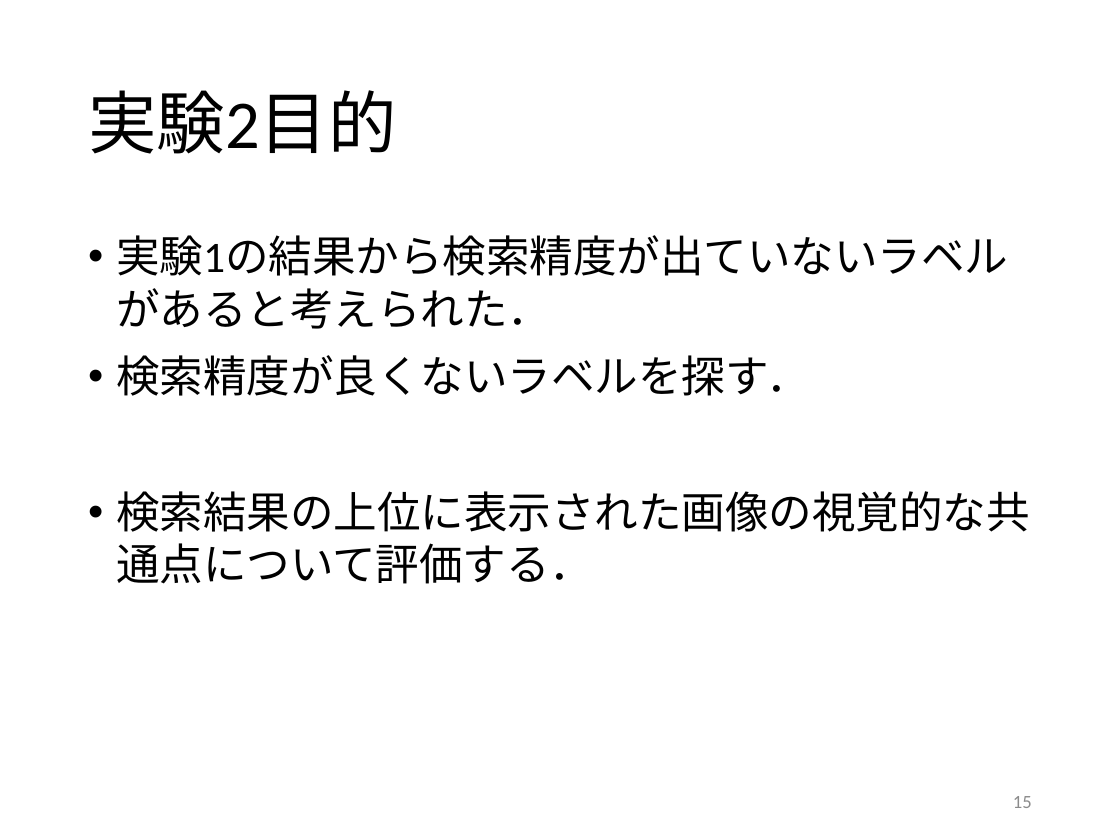
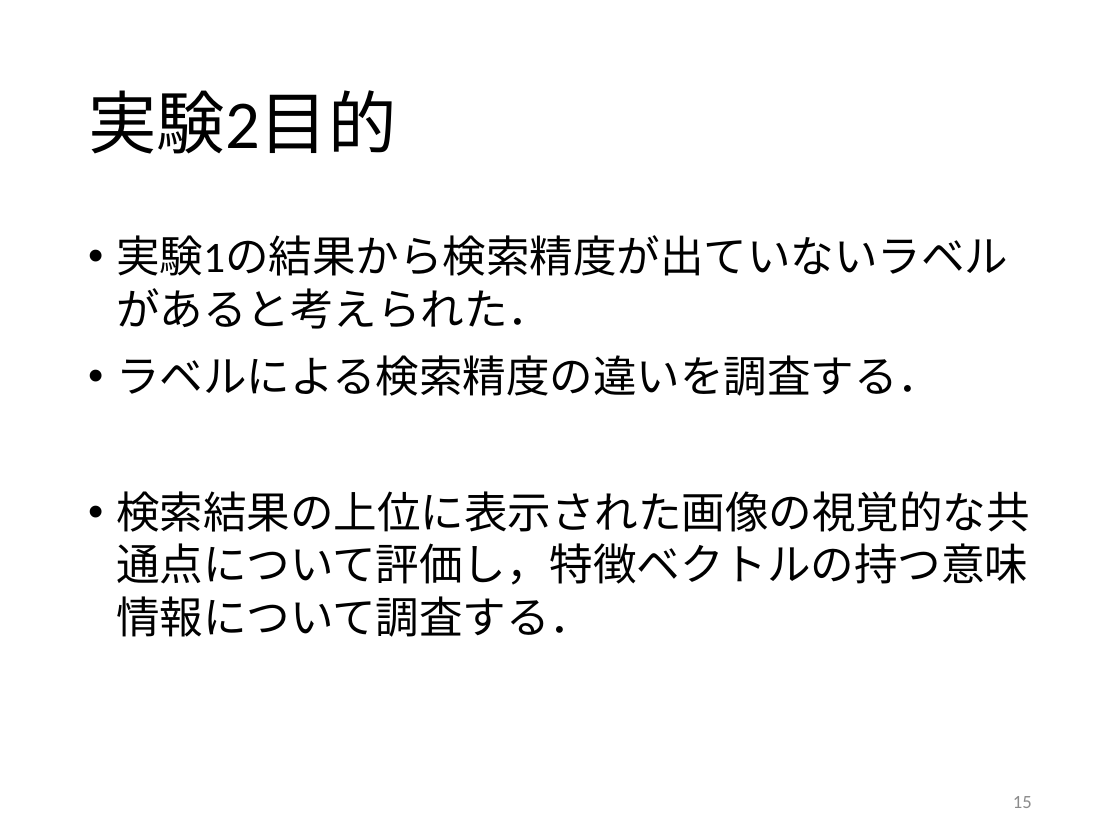
Before and after one commit to kait-takanolab/1821005-yoshioka-thesis, a slide deck: slide 15 of 卒研発表/1821005_0120.pptx. Drawn at 1120x840 pixels with LibreOffice and Linux fonts; fonts in the diff are those of the drawing. Boxes give left, top, right and bottom in pixels: in the first picture for what was removed or moved away, otherwise in the second. Text is boxed around its words. In the diff, an @@ line names an element or a change of style, - is before the commit and + after.

```diff
--- a/卒研発表/1821005_0120.pptx
+++ b/卒研発表/1821005_0120.pptx
@@ text at <box>116,355,1029,637</box>: text changed @@
-• 検索精度が良くないラベルを探す．
-• 検索結果の上位に表示された画像の視覚的な共通点について評価する．
+• ラベルによる検索精度の違いを調査する．
+• 検索結果の上位に表示された画像の視覚的な共通点について評価し，特徴ベクトルの持つ意味情報について調査する．
```
Also in this commit, not shown: 4 other slides changed.
